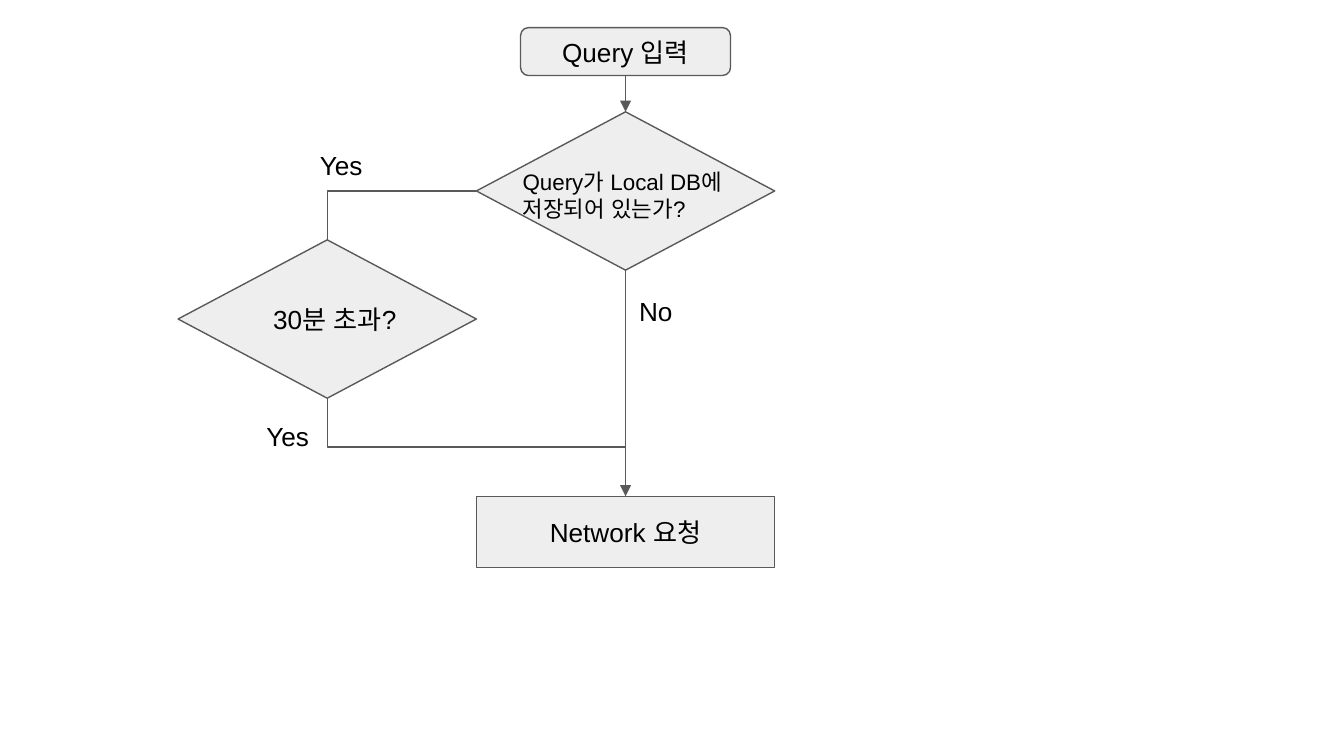
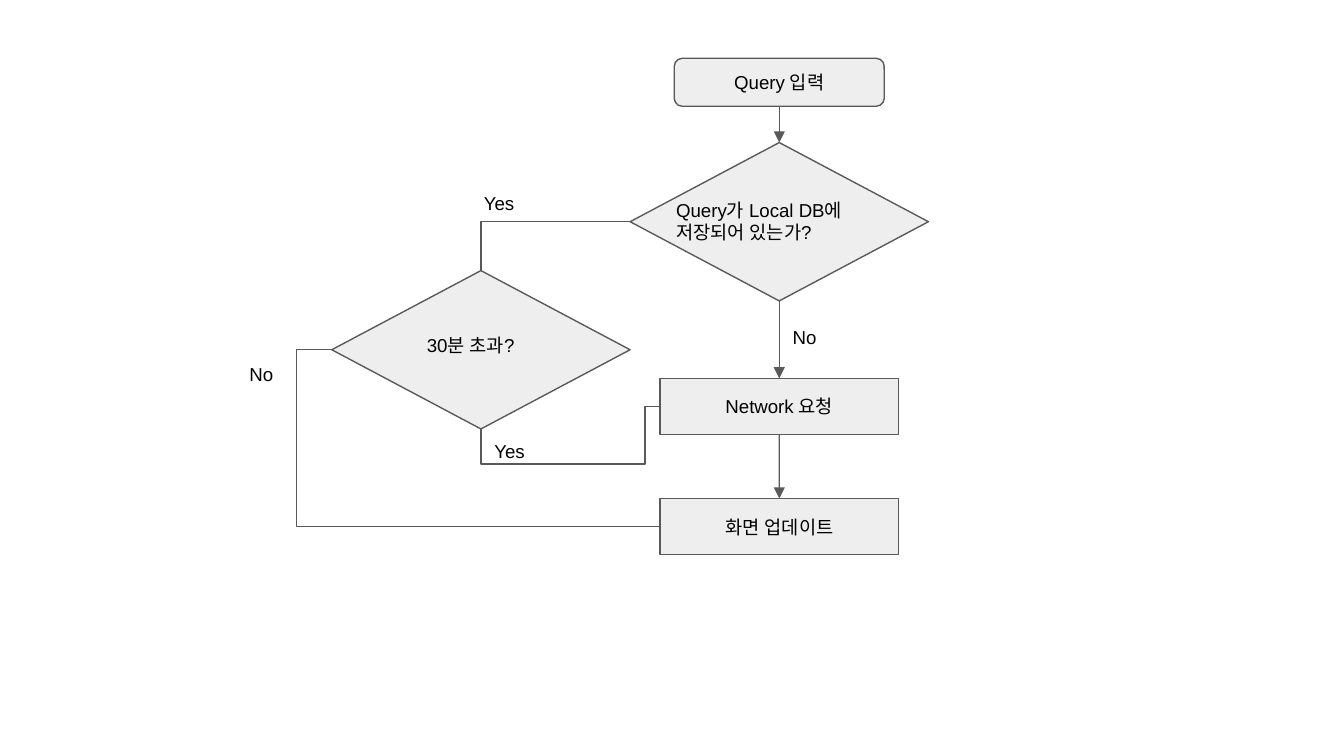
Before and after one commit to IamAScappy/TylerQuickMedia, a slide deck: slide 1 of document/flow-chart.pptx. Drawn at 1344x756 pixels with LibreOffice and Linux fonts; fonts in the diff are those of the drawing. Boxes give left, top, right and bottom in pixels: in the first picture for what was removed or moved away, otherwise in the second. Text is boxed around its words. In the diff, an @@ line names an element or a change of style, - is before the commit and + after.

```diff
--- a/document/flow-chart.pptx
+++ b/document/flow-chart.pptx
@@ text "Yes": place and size @@
-text "Yes" at (320,157,363,176)
+text "Yes" at (484,197,514,211)
@@ text "Query가 Local DB에" at (676,202,842,241): size 12 to 10 pt @@
@@ 3 texts, 2 diamonds, 1 rounded rectangle, 1 arrow, 1 elbow line: place and size @@
-3 texts, 2 diamonds, 1 rounded rectangle, 1 arrow, 1 elbow line at (179,28,774,398)
+3 texts, 2 diamonds, 1 rounded rectangle, 1 arrow, 1 elbow line at (332,58,929,429)
@@ arrow moved from (625, 269) - (625, 496) to (780, 301) - (780, 378) @@
@@ elbow line moved from (625, 270) - (626, 496) to (780, 301) - (780, 378) @@
@@ elbow line added from (332, 349) to (660, 527), #595959 0.75 pt @@
@@ text added at (249,368,273,381), 10 pt, text #000000 @@
+No
@@ size 14 to 10 pt in 6 elements at (675,58,884,106), (427,336,515,354), (793,331,817,344), (484,197,514,211), (494,445,524,458), (660,378,898,434) @@
@@ rectangle "Network 요청": place and size @@
-rectangle "Network 요청" at (476,496,774,567)
+rectangle "Network 요청" at (660,378,898,434)
@@ elbow line moved from (328, 398) - (625, 496) to (481, 429) - (660, 406) @@
@@ text "Yes": place and size @@
-text "Yes" at (266,428,309,447)
+text "Yes" at (494,445,524,458)
@@ arrow added from (780, 434) to (780, 499), #595959 0.75 pt @@
@@ rectangle added at (660,499,898,555), fill #EEEEEE, outline #595959 0.75 pt, 10 pt, text #000000 @@
+화면 업데이트
```
Also in this commit, not shown: 1 other file.
